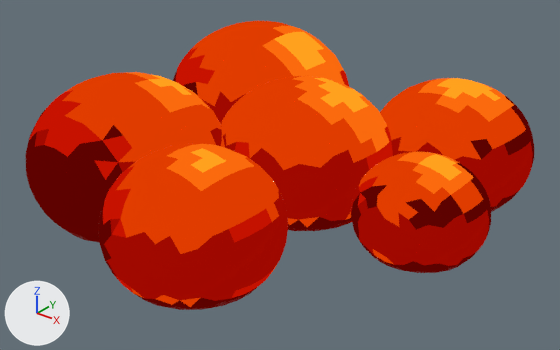
The glTF model assets/models/enemies/bubbles_hot.glb, before and after one commit.
One viewpoint serves both versions: a camera (50 mm lens) standing at (25.5, -30.8, 21.4) and looking at (1.0, -0.2, 2.4). The lights are fixed; the arrows at lower left show +X, +Y and +Z. The picture after the commit comes second. Vertices at exactly the same position are counted once.

In view in the first picture: 'bubble0', 'bubble1', 'bubble2', 'bubble3', 'bubble4', 'bubble5'.
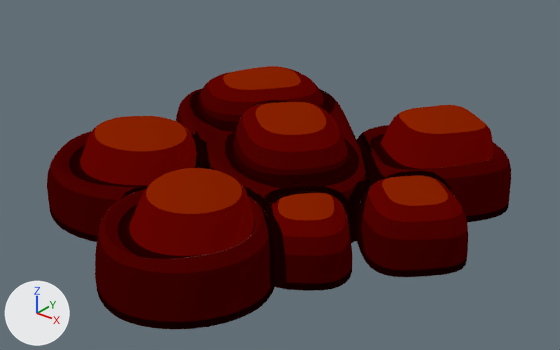
Where the change shows, as pixel boxes (x1, y1, x2, y2) in the pictures (560 x 350 px):
'bubble5', reshaped, recoloured
    before: (98, 143, 288, 310)
    after: (95, 168, 275, 329)
'bubble4', deleted
    before: (25, 72, 222, 243)
'bubble2', deleted
    before: (221, 76, 393, 231)
'bubble3', deleted
    before: (351, 152, 491, 273)
'bubble1', deleted
    before: (380, 78, 535, 212)
'lower_left', added
    after: (47, 116, 210, 242)
'upper_right', added
    after: (357, 105, 511, 222)
'right', added
    after: (356, 175, 468, 277)
'bubble0', deleted
    before: (173, 21, 349, 123)
'pill_ridge', added
    after: (233, 102, 350, 184)
'small', added
    after: (264, 191, 352, 291)
'pill', added
    after: (176, 88, 370, 243)
'pill_pad', added
    after: (197, 66, 325, 128)

The change, as a list of edits to the scene's bpy script:
```text
Change me_bubble5_001:
    remove me_bubble5_001.from_pydata(...)  # 344 vertices, 684 faces; spans x -3.1..6.1, y -12.1..-2.9, z 0.0..6.44
    remove me_bubble5_001.materials.append(mat_bubhot_77_119)  # red #c61200, glowing red #c41200
    remove me_bubble5_001.materials.append(mat_bubhot_76_118)  # red #ae0a00, glowing red #9e0800
    remove me_bubble5_001.materials.append(mat_bubhot_74_116)  # red #7d0300
    remove me_bubble5_001.materials.append(mat_bubhot_78_120)  # orange #d13800, glowing orange #df3c00
    remove me_bubble5_001.materials.append(mat_bubhot_79_121)  # orange #d85a0a, glowing orange #fa6a0e
    remove me_bubble5_001.materials.append(mat_bubhot_7a_122)  # orange #dc8116, glowing orange #ff961b
    add me_bubble5_001.from_pydata(...)  # 817 vertices, 1537 faces; spans x -3.1..6.1, y -12.7..-3.81, z 0.0..5.25
    me_bubble5_001 part 1: 344 vertices removed from x -3.1..6.1, y -12.1..-2.9, z 0.0..6.44; 817 vertices added at x -3.1..6.1, y -12.7..-3.81, z 0.0..5.25
    add me_bubble5_001.materials.append(mat_bubbles_hot_crease_114)  # dark red #4b0000
    add me_bubble5_001.materials.append(mat_bubbles_hot_side_116)  # red #7d0300
    add me_bubble5_001.materials.append(mat_bubbles_hot_rim_117)  # red #940700
    add me_bubble5_001.materials.append(mat_bubbles_hot_groove_115)  # dark red #660300
    add me_bubble5_001.materials.append(mat_bubbles_hot_pad_118)  # red #ae0a00
    add me_bubble5_001.materials.append(mat_bubbles_hot_core_120)  # orange #d13800, glowing brown #811f00
Remove ob_bubble0:
    ob_bubble0 = bpy.data.objects.new('bubble0', me_bubble0_001)
Remove ob_bubble1:
    ob_bubble1 = bpy.data.objects.new('bubble1', me_bubble1_001)
Remove ob_bubble2:
    ob_bubble2 = bpy.data.objects.new('bubble2', me_bubble2_001)
Remove ob_bubble3:
    ob_bubble3 = bpy.data.objects.new('bubble3', me_bubble3_001)
Remove ob_bubble4:
    ob_bubble4 = bpy.data.objects.new('bubble4', me_bubble4_001)
Add ob_upper_right:
    ob_upper_right = bpy.data.objects.new('upper_right', me_upper_right_001)  # 801 vertices, 1514 faces; spans x 1.51..11.12, y 2.3..12.1, z 0.0..5.2; in mat_bubbles_hot_crease_114 (dark red #4b0000), mat_bubbles_hot_side_116 (red #7d0300), mat_bubbles_hot_rim_117 (red #940700), mat_bubbles_hot_groove_115 (dark red #660300), mat_bubbles_hot_pad_118 (red #ae0a00), mat_bubbles_hot_core_120 (orange #d13800, glowing brown #811f00)
    ob_upper_right.location = (0.0, 0.0, 0.0)
Add ob_small:
    ob_small = bpy.data.objects.new('small', me_small_001)  # 341 vertices, 589 faces; spans x 2.73..8.06, y -6.28..-0.66, z 0.0..3.38; in mat_bubbles_hot_crease_114 (dark red #4b0000), mat_bubbles_hot_side_116 (red #7d0300), mat_bubbles_hot_rim_117 (red #940700), mat_bubbles_hot_pad_118 (red #ae0a00), mat_bubbles_hot_core_120 (orange #d13800, glowing brown #811f00)
    ob_small.location = (0.0, 0.0, 0.0)
Add ob_right:
    ob_right = bpy.data.objects.new('right', me_right_001)  # 344 vertices, 622 faces; spans x 5.65..11.94, y -2.05..4.23, z 0.0..3.49; in mat_bubbles_hot_crease_114 (dark red #4b0000), mat_bubbles_hot_side_116 (red #7d0300), mat_bubbles_hot_rim_117 (red #940700), mat_bubbles_hot_pad_118 (red #ae0a00), mat_bubbles_hot_core_120 (orange #d13800, glowing brown #811f00)
    ob_right.location = (0.0, 0.0, 0.0)
Add ob_pill_ridge:
    ob_pill_ridge = bpy.data.objects.new('pill_ridge', me_pill_ridge_001)  # 518 vertices, 939 faces; spans x -3.87..4.76, y -2.67..5.43, z 2.3..5.44; in mat_bubbles_hot_groove_115 (dark red #660300), mat_bubbles_hot_crease_114 (dark red #4b0000), mat_bubbles_hot_side_116 (red #7d0300), mat_bubbles_hot_rim_117 (red #940700), mat_bubbles_hot_pad_118 (red #ae0a00), mat_bubbles_hot_core_120 (orange #d13800, glowing brown #811f00)
    ob_pill_ridge.location = (0.0, 0.0, 0.0)
Add ob_pill_pad:
    ob_pill_pad = bpy.data.objects.new('pill_pad', me_pill_pad_001)  # 482 vertices, 875 faces; spans x -10.09..-1.46, y 1.97..10.68, z 2.32..5.03; in mat_bubbles_hot_groove_115 (dark red #660300), mat_bubbles_hot_side_116 (red #7d0300), mat_bubbles_hot_rim_117 (red #940700), mat_bubbles_hot_pad_118 (red #ae0a00), mat_bubbles_hot_core_120 (orange #d13800, glowing brown #811f00)
    ob_pill_pad.location = (0.0, 0.0, 0.0)
Add ob_pill:
    ob_pill = bpy.data.objects.new('pill', me_pill_001)  # 965 vertices, 1631 faces; spans x -11.9..6.2, y -4.4..12.2, z 0.0..3.4; in mat_bubbles_hot_crease_114 (dark red #4b0000), mat_bubbles_hot_side_116 (red #7d0300), mat_bubbles_hot_rim_117 (red #940700), mat_bubbles_hot_groove_115 (dark red #660300)
    ob_pill.location = (0.0, 0.0, 0.0)
Add ob_lower_left:
    ob_lower_left = bpy.data.objects.new('lower_left', me_lower_left_001)  # 889 vertices, 1672 faces; spans x -12.04..-0.86, y -9.26..0.43, z 0.0..4.83; in mat_bubbles_hot_crease_114 (dark red #4b0000), mat_bubbles_hot_side_116 (red #7d0300), mat_bubbles_hot_rim_117 (red #940700), mat_bubbles_hot_groove_115 (dark red #660300), mat_bubbles_hot_pad_118 (red #ae0a00), mat_bubbles_hot_core_120 (orange #d13800, glowing brown #811f00)
    ob_lower_left.location = (0.0, 0.0, 0.0)
```
